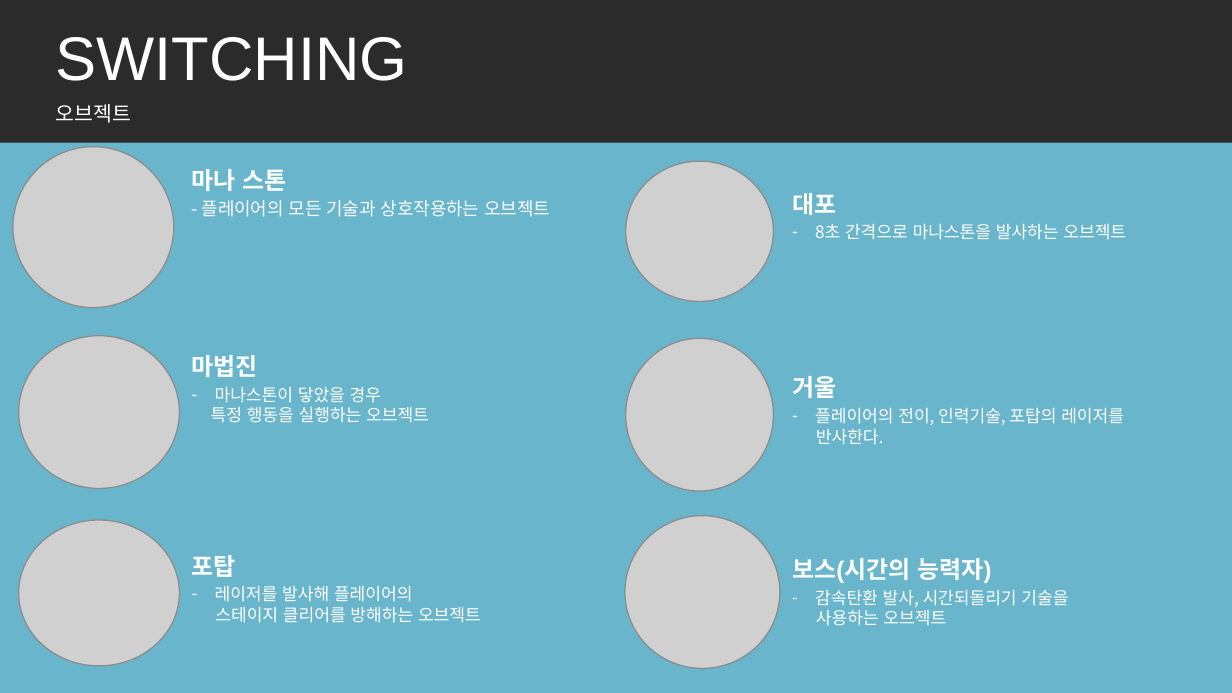
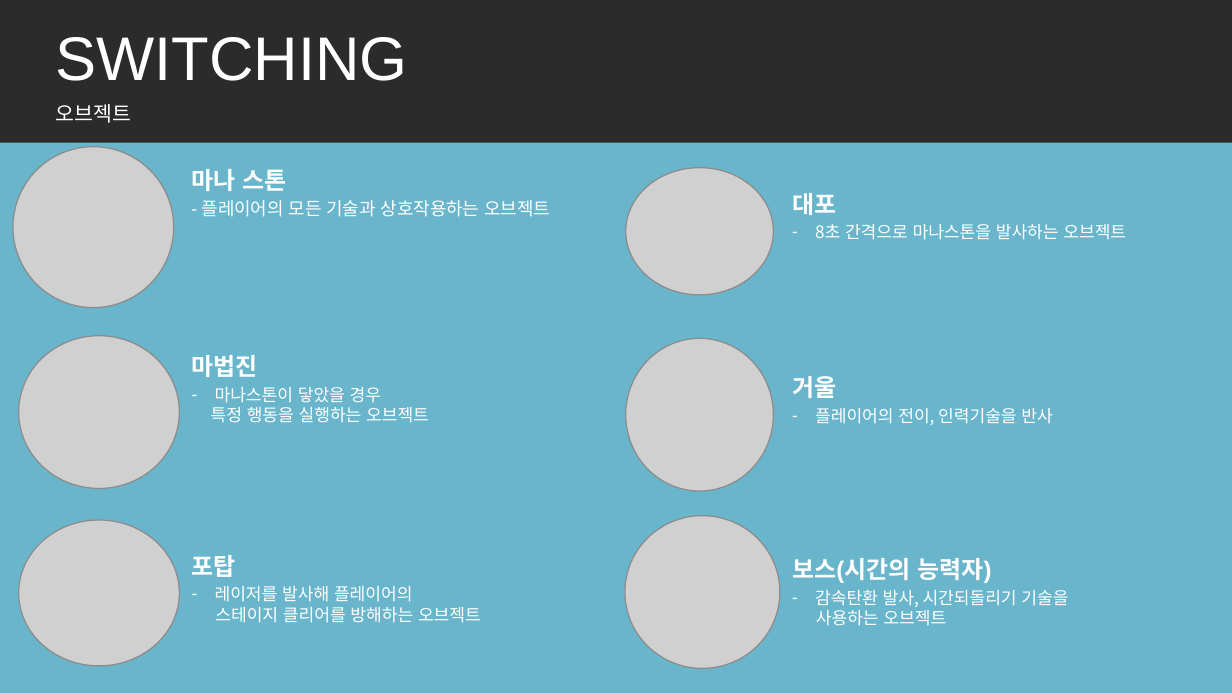
Before and after one commit to RaccoonCoder7/Switching, a slide deck: slide 8 of 문서/프로젝트_스위칭.pptx. Drawn at 1232x693 pixels with LibreOffice and Linux fonts; fonts in the diff are those of the drawing; grey boxes stand for pictures; background and template pictures are left out; a plain dark background stands for a picture behind light text. Boxes give left, top, right and bottom in pixels: in the first picture for what was removed or moved away, otherwise in the second. Text is boxed around its words. In the diff, an @@ line names an element or a change of style, - is before the commit and + after.

```diff
--- a/문서/프로젝트_스위칭.pptx
+++ b/문서/프로젝트_스위칭.pptx
@@ picture: place and size @@
-picture at bbox=[626, 161, 774, 302]
+picture at bbox=[626, 168, 774, 294]
@@ text at bbox=[815, 408, 1052, 425]: text changed @@
-– 플레이어의 전이, 인력기술, 포탑의 레이저를
-반사한다.
+– 플레이어의 전이, 인력기술을 반사
```
Also in this commit, not shown: 4 other slides changed, 44 other files.
